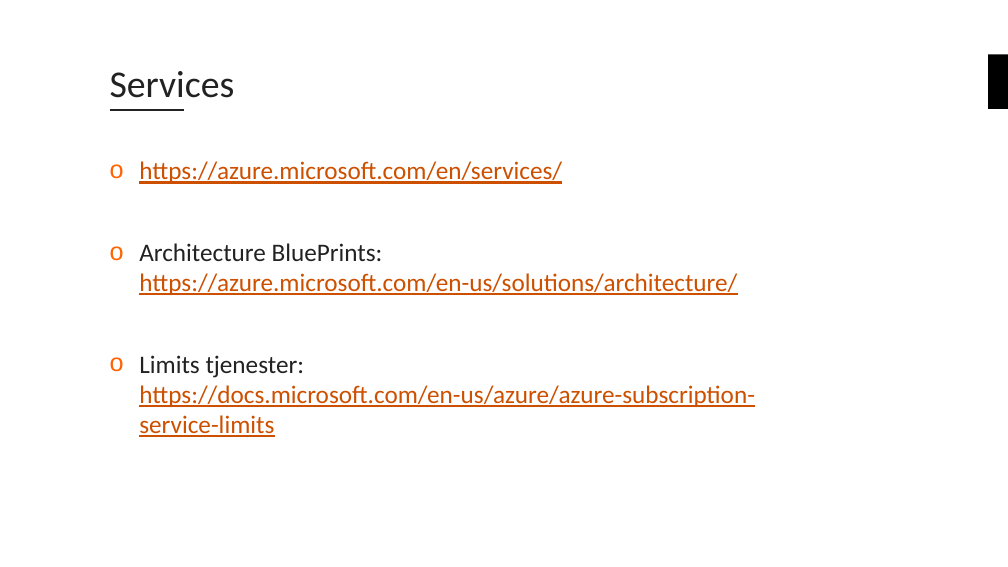
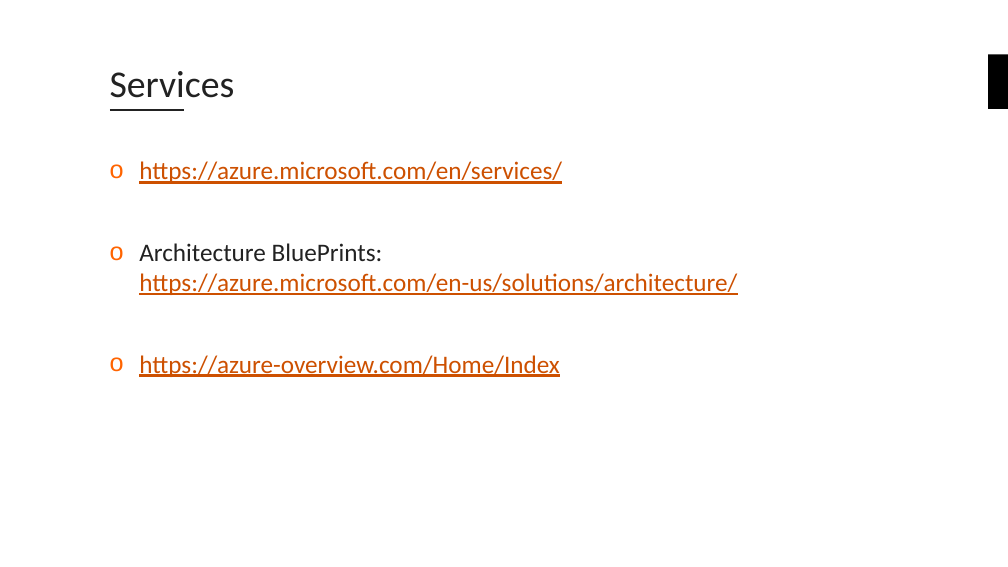
Before and after one commit to bouvet/azure-workshops, a slide deck: slide 10 of Workshop_1/Presentasjon/Azureskolen-Workshop#1.pptx. Drawn at 1008x567 pixels with LibreOffice and Linux fonts; fonts in the diff are those of the drawing; background and template pictures are left out. Boxes give left, top, right and bottom in pixels: in the first picture for what was removed or moved away, otherwise in the second. Text is boxed around its words. In the diff, an @@ line names an element or a change of style, - is before the commit and + after.

```diff
--- a/Workshop_1/Presentasjon/Azureskolen-Workshop#1.pptx
+++ b/Workshop_1/Presentasjon/Azureskolen-Workshop#1.pptx
@@ text at [139, 355, 560, 377]: text changed @@
-o Limits tjenester: https://docs.microsoft.com/en-us/azure/azure-subscription-service-limits
+o https://azure-overview.com/Home/Index
```
Also in this commit, not shown: 9 other slides changed, 2 slides added, 1 slide removed.
